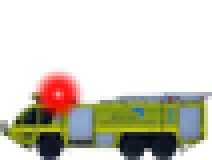
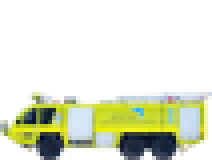
Revision of a layered 212×160 image; what changed, layer by layer:
hid "Layer 1" over [32, 68, 84, 120]
painted on "ULFV Crash Tender" over [0, 92, 212, 160]
